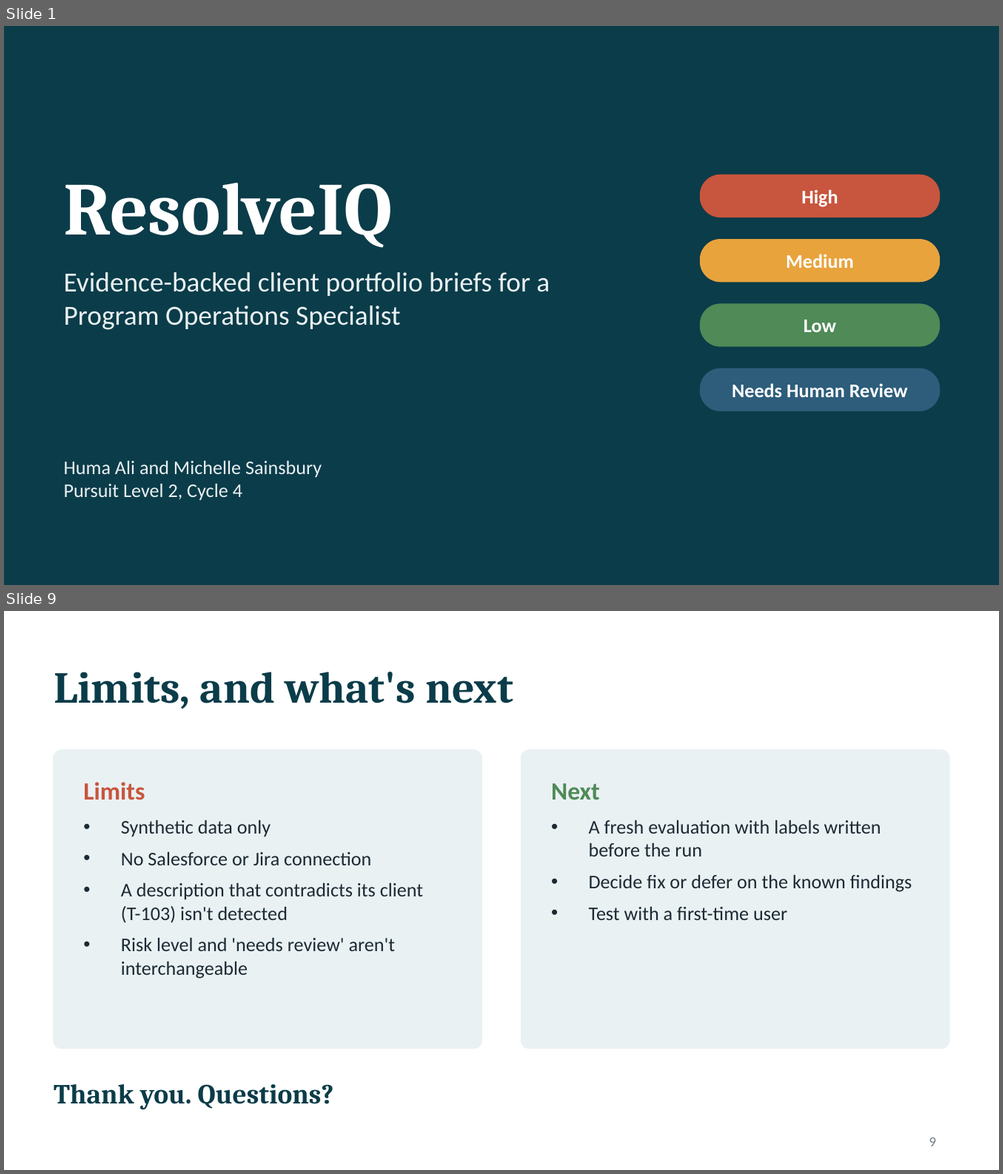
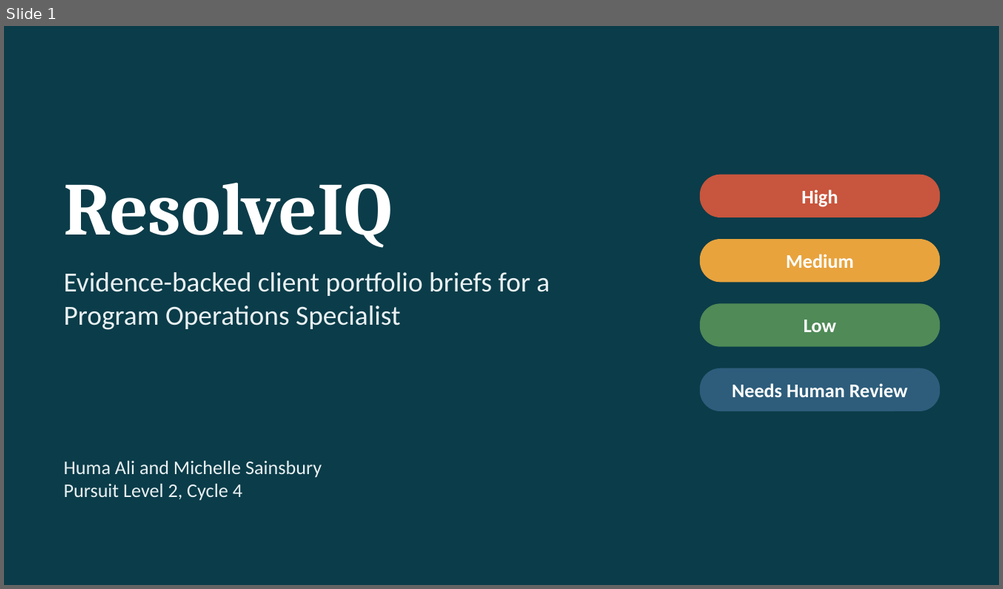
Before and after one commit to Michelle-Sainsbury/resolveiq, a slide deck: docs/showcase/ResolveIQ_Presentation.pptx. Shown one above the other, each under a label of ours: slides 1 and 9 before the commit, slide 1 after it; the slides between them are not shown. The pictures are 1003x1174 and 1003x589 pixels, drawn with LibreOffice and Linux fonts; fonts in the diff are those of the drawing. Boxes give left, top, right and bottom in pixels: in the first picture for what was removed or moved away, otherwise in the second. Text is boxed around its words. In the diff, an @@ line names an element or a change of style, - is before the commit and + after.

```diff
--- a/docs/showcase/ResolveIQ_Presentation.pptx
+++ b/docs/showcase/ResolveIQ_Presentation.pptx
@@ slide 9 removed at [4,611,999,1170], background #FFFFFF @@
@@ text removed at [54,672,513,709] @@
-Limits, and what's next
@@ rounded rectangle removed at [54,750,481,1048] @@
@@ rounded rectangle removed at [521,750,949,1048] @@
@@ text removed at [83,782,145,800] @@
-Limits
@@ text removed at [551,783,600,800] @@
-Next
@@ text removed at [121,820,423,979] @@
-• Synthetic data only
-• No Salesforce or Jira connection
-• A description that contradicts its client (T-103) isn't detected
-• Risk level and 'needs review' aren't interchangeable
@@ text removed at [589,820,912,920] @@
-• A fresh evaluation with labels written before the run
-• Decide fix or defer on the known findings
-• Test with a first-time user
@@ text removed at [54,1085,334,1111] @@
-Thank you. Questions?
@@ page number removed at [929,1138,936,1147] @@
-9
```
Also in this commit, not shown: 1 slide changed, 4 slides added, 6 other slides removed.
